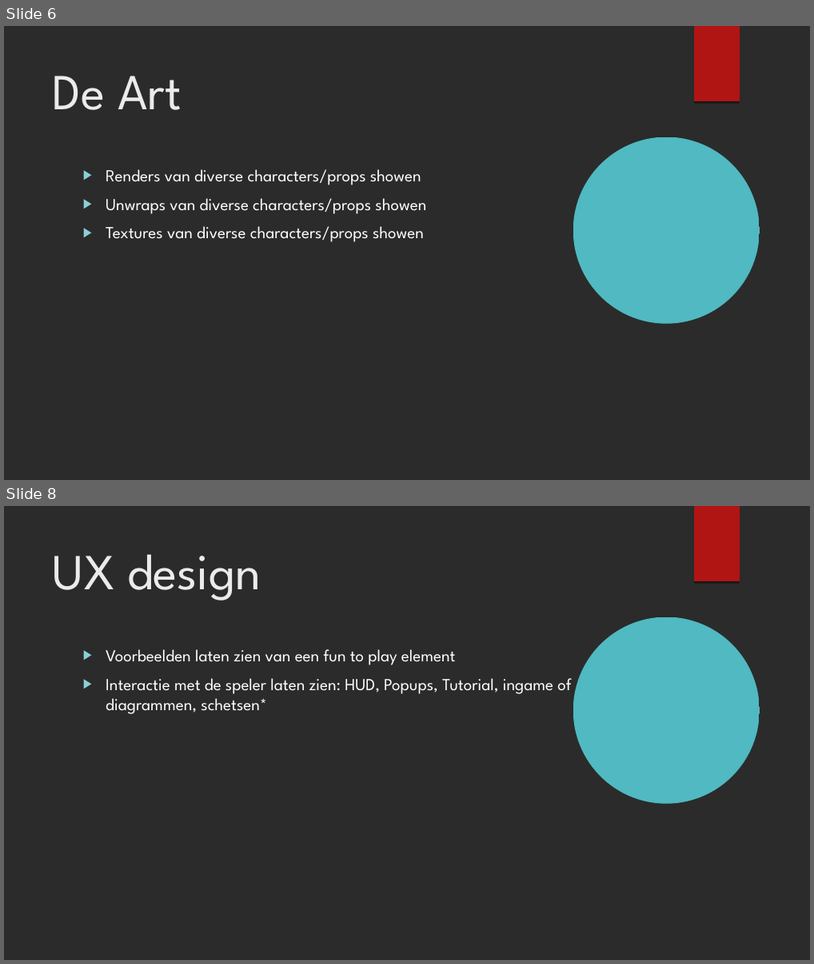
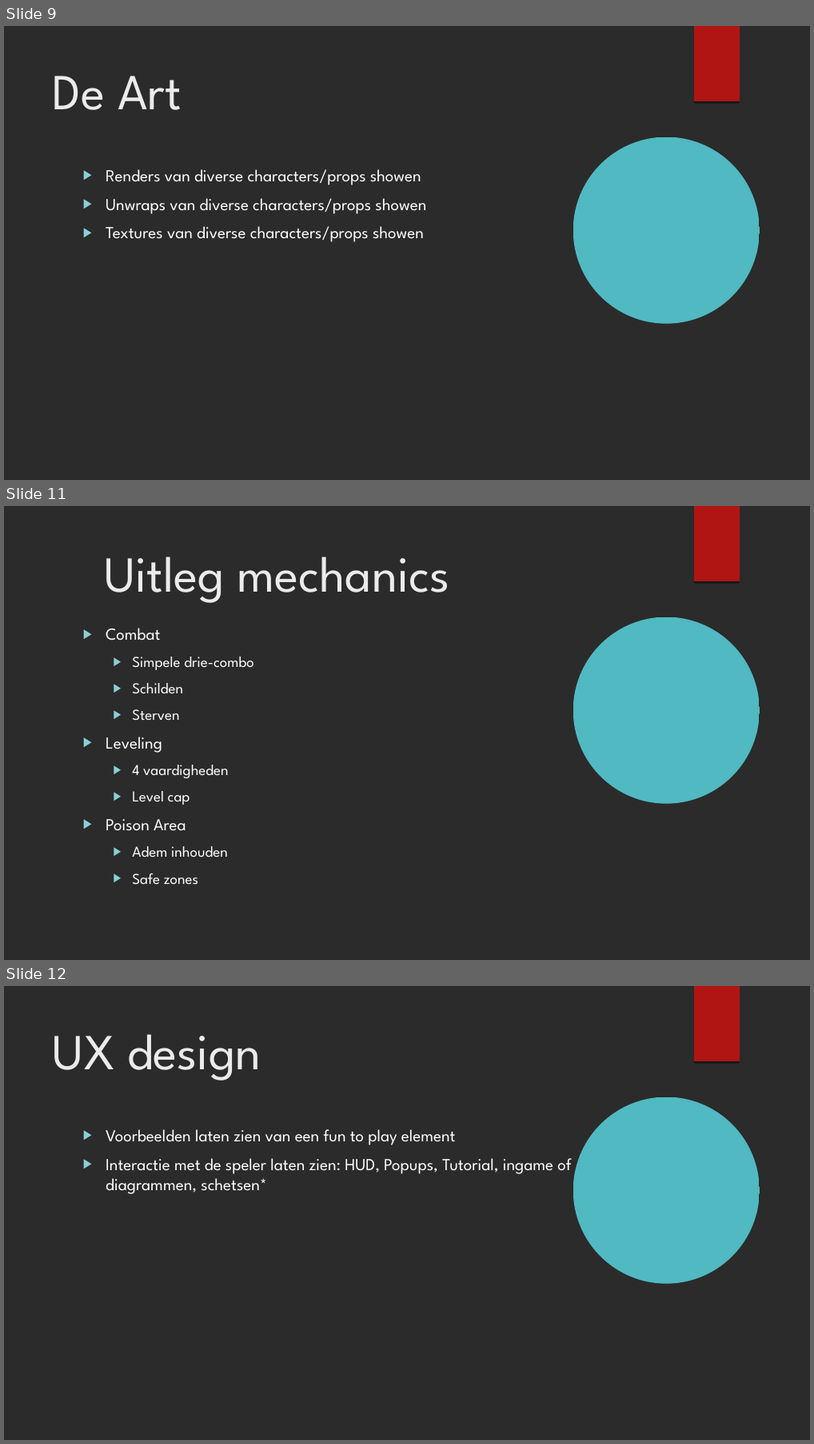
Before and after one commit to kvk4life/Nina-s-Game, a slide deck: Presentatie 3 documenten/Presentatie_sprint_3.odp. Shown one above the other, each under a label of ours: slides 6 and 8 before the commit, slides 9, 11 and 12 after it; the slides between them are not shown. The pictures are 814x964 and 814x1444 pixels, drawn with LibreOffice and Linux fonts; fonts in the diff are those of the drawing; background and template pictures are left out; a plain dark background stands for a picture behind light text. Boxes give left, top, right and bottom in pixels: in the first picture for what was removed or moved away, otherwise in the second. Text is boxed around its words. In the diff, an @@ line names an element or a change of style, - is before the commit and + after.

```diff
--- a/Presentatie 3 documenten/Presentatie_sprint_3.odp
+++ b/Presentatie 3 documenten/Presentatie_sprint_3.odp
@@ slide 11 added at [4,506,810,960], background picture (left out); not listed: 2 template elements that a slide beside it also shows @@
@@ title added at [104,556,450,603], 60 pt, text #EBEBEB @@
+Uitleg mechanics
@@ text added at [106,628,254,884], 18 pt, text #FFFFFF @@
+▶ Combat
+  ▶ Simpele drie-combo
+  ▶ Schilden
+  ▶ Sterven
+▶ Leveling
+  ▶ 4 vaardigheden
+  ▶ Level cap
+▶ Poison Area
+  ▶ Adem inhouden
+  ▶ Safe zones
@@ what was slide 6 is now slide 9 @@
@@ what was slide 8 is now slide 12 @@
```
Also in this commit, not shown: 4 slides changed, 4 other slides added, 1 slide removed.
